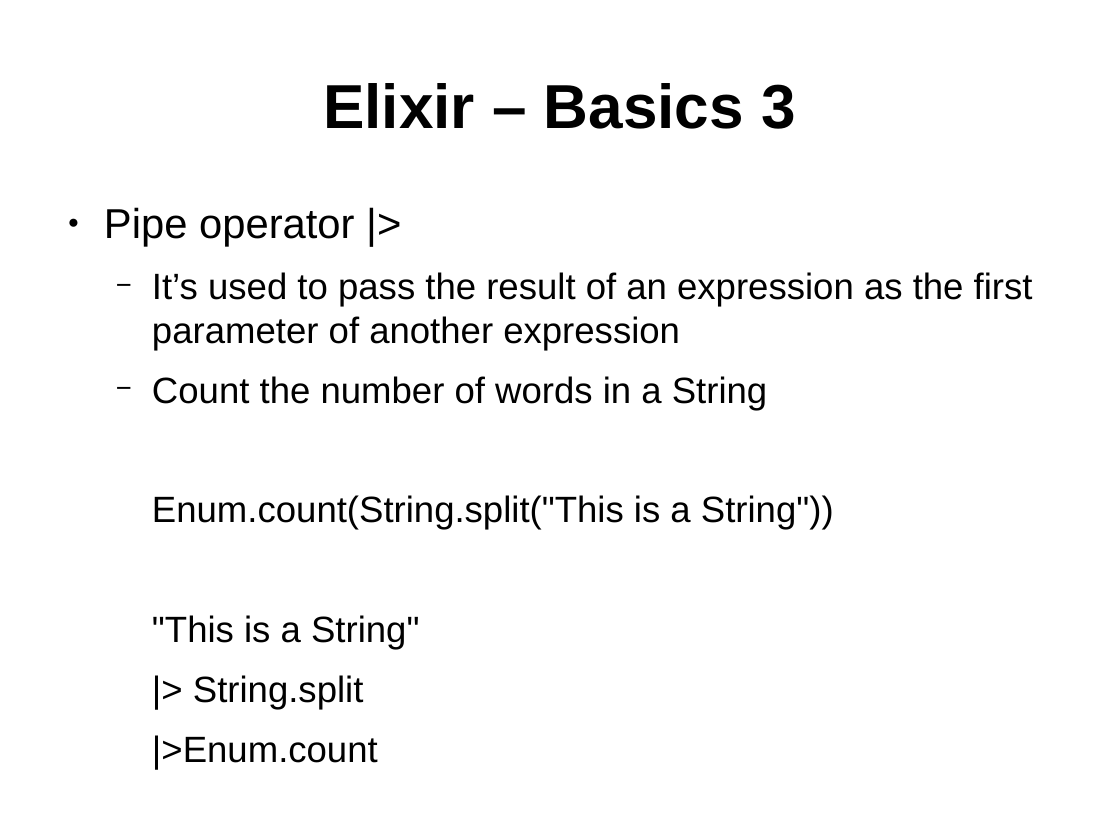
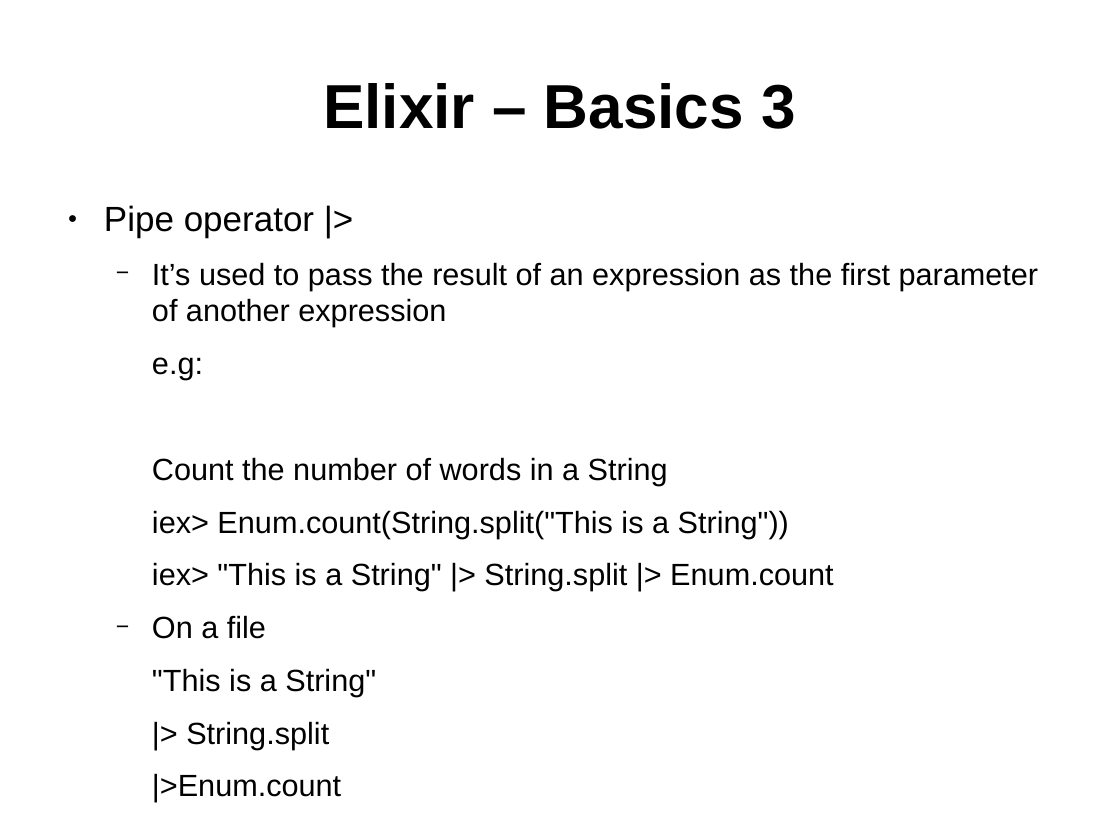
Before and after one commit to ramortegui/talks, a slide deck: slide 10 of elixir-basics.odp. Drawn at 1120x840 pixels with LibreOffice and Linux fonts; fonts in the diff are those of the drawing. Boxes give left, top, right and bottom in pixels: in the first picture for what was removed or moved away, otherwise in the second. Text is boxed around its words. In the diff, an @@ line names an element or a change of style, - is before the commit and + after.

```diff
--- a/elixir-basics.odp
+++ b/elixir-basics.odp
@@ text at [104, 205, 1039, 697]: size 29.6 to 24.8 pt in "Pipe operator |>"; size 25.9 to 21.7 pt in "It’s used to pass the result of ...", "Count the number of words in a ...", ""This is a String"", "|> String.split" and 1 more places; bullet − to none @@
@@ text at [152, 357, 203, 380]: paragraph added @@
+  e.g:
@@ text at [152, 510, 833, 639]: text changed; size 25.9 to 21.7 pt @@
-  Enum.count(String.split("This is a String"))
+  iex> Enum.count(String.split("This is a String"))
+  iex> "This is a String" |> String.split |> Enum.count
+  − On a file
```
Also in this commit, not shown: 7 other slides changed.
